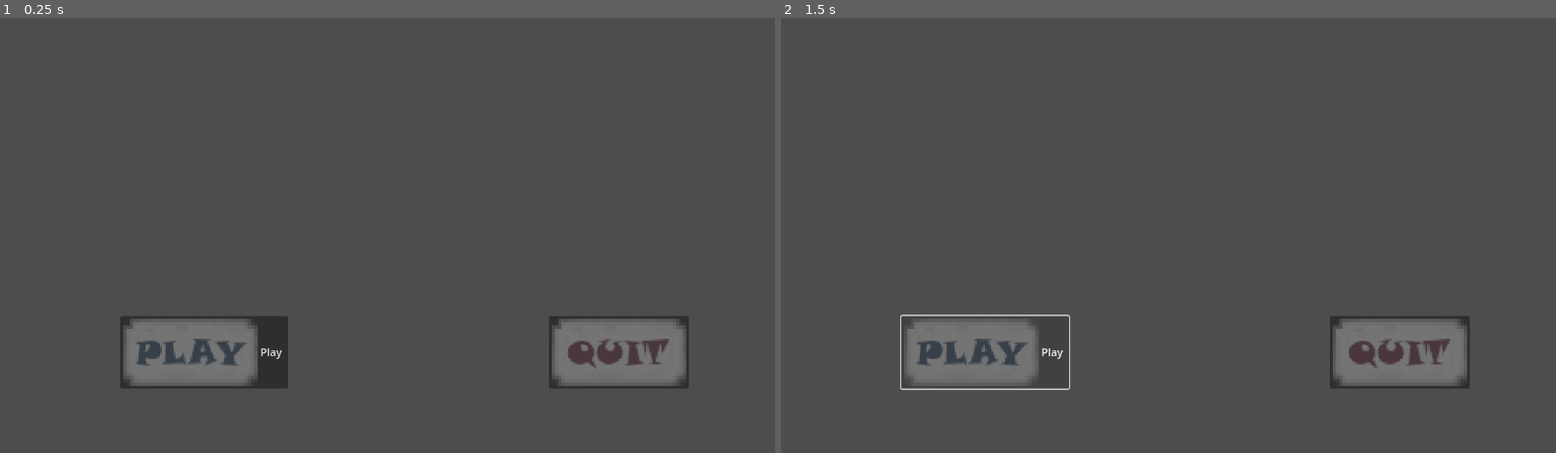
Above: before the commit, frames 1-2 (left to right).
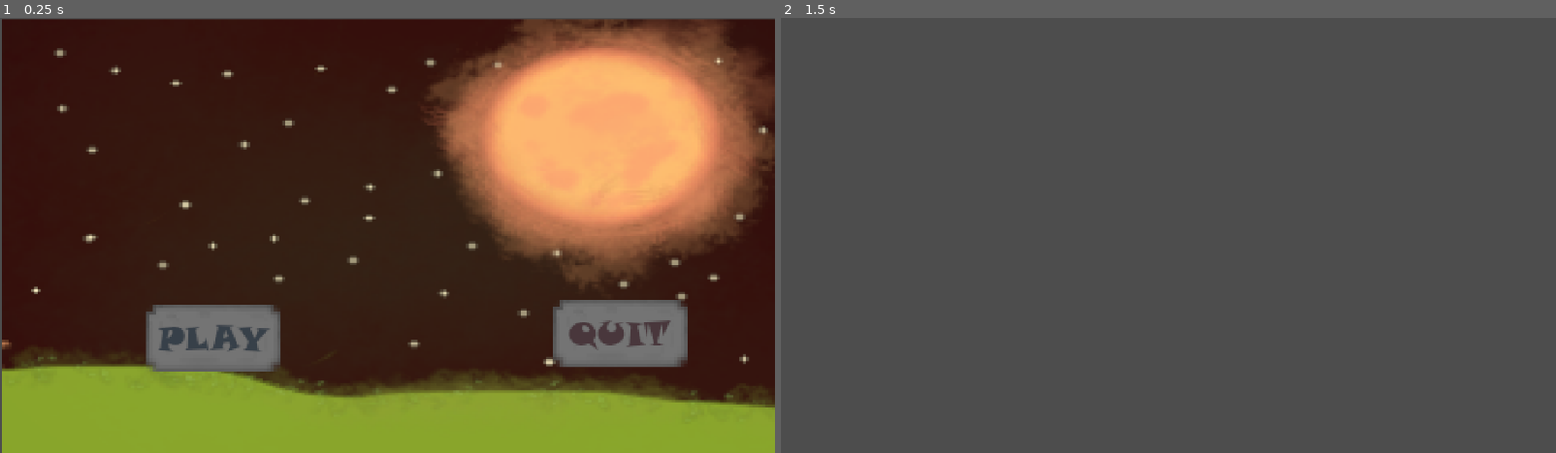
Above: after the commit, the same moments.

Repository: caldoe2/The-Extinguisher-
Game: Godot game, scene res://worlds/startscreen.tscn
Two runs of this game, one before a commit and one after it. Both use one fixed random seed, a clock stepped at 60 frames per second and the inputs below. Before the commit the project starts from res://worlds/startingscreen.tscn.
Inputs (mouse positions are in pixels of both pictures, inside the frame that each line leads up to):
- Up to frame 1 (0.25 s): no input
- Up to frame 2 (1.5 s): click (998, 339) at 0.52 s; click (982, 352) at 1.25 s, where only the run before the commit has a clickable "Play"

The runs differ from the first frame. In frame 1, 97% of the frame differs, in the area x 0-100%, y 0-100%; in frame 2, 4.0%.

Commit message:
Starting screen 2
we are so back

Diff:
--- a/node_2d.tscn
+++ /dev/null
@@ -1,3 +0,0 @@
-[gd_scene format=3 uid="uid://b5rv6i6yupbsm"]
-
-[node name="Node2D" type="Node2D"]
--- a/project.godot
+++ b/project.godot
@@ -11,7 +11,7 @@
 [application]
 
 config/name="The-extinguisher-"
-run/main_scene="res://worlds/startingscreen.tscn"
+run/main_scene="res://worlds/startscreen.tscn"
 config/features=PackedStringArray("4.2", "Mobile")
 
 [dotnet]
--- a/scripts/startingscreen.gd
+++ /dev/null
@@ -1,8 +0,0 @@
-extends Node2D
-
-func _on_quitbutton_pressed():
-	get_tree().quit()
-
-func _on_startbutton_pressed():
-	get_tree().change_scene_to_file("res://world nodes/world.tscn")
-	pass
--- a/worlds/startingscreen.tscn
+++ /dev/null
@@ -1,26 +0,0 @@
-[gd_scene load_steps=4 format=3 uid="uid://bgn1lk5x2y8mg"]
-
-[ext_resource type="Script" path="res://worlds/startingscreen.gd" id="1_vf12a"]
-[ext_resource type="Texture2D" uid="uid://b02e33jr7la2i" path="res://sprites/playbutton.png" id="2_jfgon"]
-[ext_resource type="Texture2D" uid="uid://clveuqwnkv1wo" path="res://sprites/quitbutton.png" id="3_txfel"]
-
-[node name="startingscreen" type="Node2D"]
-script = ExtResource("1_vf12a")
-
-[node name="startbutton" type="Button" parent="."]
-offset_left = 179.0
-offset_top = 444.0
-offset_right = 326.0
-offset_bottom = 524.0
-text = "Play "
-icon = ExtResource("2_jfgon")
-
-[node name="quitbutton" type="Button" parent="."]
-offset_left = 816.0
-offset_top = 444.0
-offset_right = 963.0
-offset_bottom = 524.0
-icon = ExtResource("3_txfel")
-
-[connection signal="pressed" from="startbutton" to="." method="_on_startbutton_pressed"]
-[connection signal="pressed" from="quitbutton" to="." method="_on_quitbutton_pressed"]
--- /dev/null
+++ b/worlds/startscreen.gd
@@ -0,0 +1,10 @@
+extends Node2D
+
+func _on_quitbutton_pressed():
+	print("pressed")
+	get_tree().quit()
+
+func _on_playbutton_pressed():
+	print("pressed")
+	get_tree().change_scene_to_file("res://worlds/homeworld.tscn")
+	pass
--- /dev/null
+++ b/worlds/startscreen.tscn
@@ -0,0 +1,33 @@
+[gd_scene load_steps=5 format=3 uid="uid://df0egvbtcs28a"]
+
+[ext_resource type="Script" path="res://worlds/startscreen.gd" id="1_awoik"]
+[ext_resource type="Texture2D" uid="uid://bijdfc2kx27y2" path="res://sprites/main-title-new.png" id="2_2t20q"]
+[ext_resource type="Texture2D" uid="uid://b02e33jr7la2i" path="res://sprites/playbutton.png" id="3_nkaw3"]
+[ext_resource type="Texture2D" uid="uid://clveuqwnkv1wo" path="res://sprites/quitbutton.png" id="4_2dm58"]
+
+[node name="Startscreen" type="Node2D"]
+script = ExtResource("1_awoik")
+
+[node name="Main-title-new" type="Sprite2D" parent="."]
+position = Vector2(577.5, 325)
+scale = Vector2(0.897656, 0.672917)
+texture = ExtResource("2_2t20q")
+
+[node name="playbutton" type="Button" parent="."]
+offset_left = 213.0
+offset_top = 419.0
+offset_right = 421.0
+offset_bottom = 535.0
+theme_type_variation = &"FlatButton"
+icon = ExtResource("3_nkaw3")
+
+[node name="quitbutton" type="Button" parent="."]
+offset_left = 818.0
+offset_top = 412.0
+offset_right = 1026.0
+offset_bottom = 528.0
+theme_type_variation = &"FlatButton"
+icon = ExtResource("4_2dm58")
+
+[connection signal="pressed" from="playbutton" to="." method="_on_playbutton_pressed"]
+[connection signal="pressed" from="quitbutton" to="." method="_on_quitbutton_pressed"]
